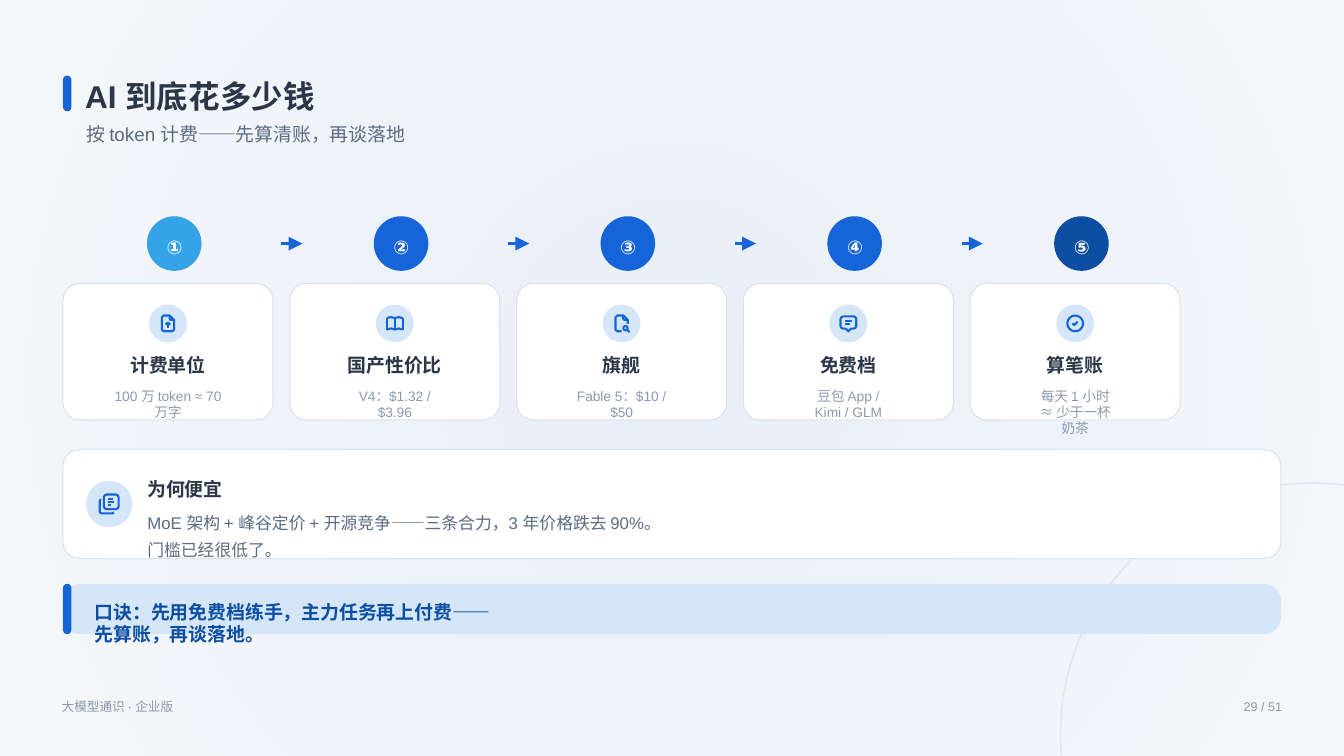
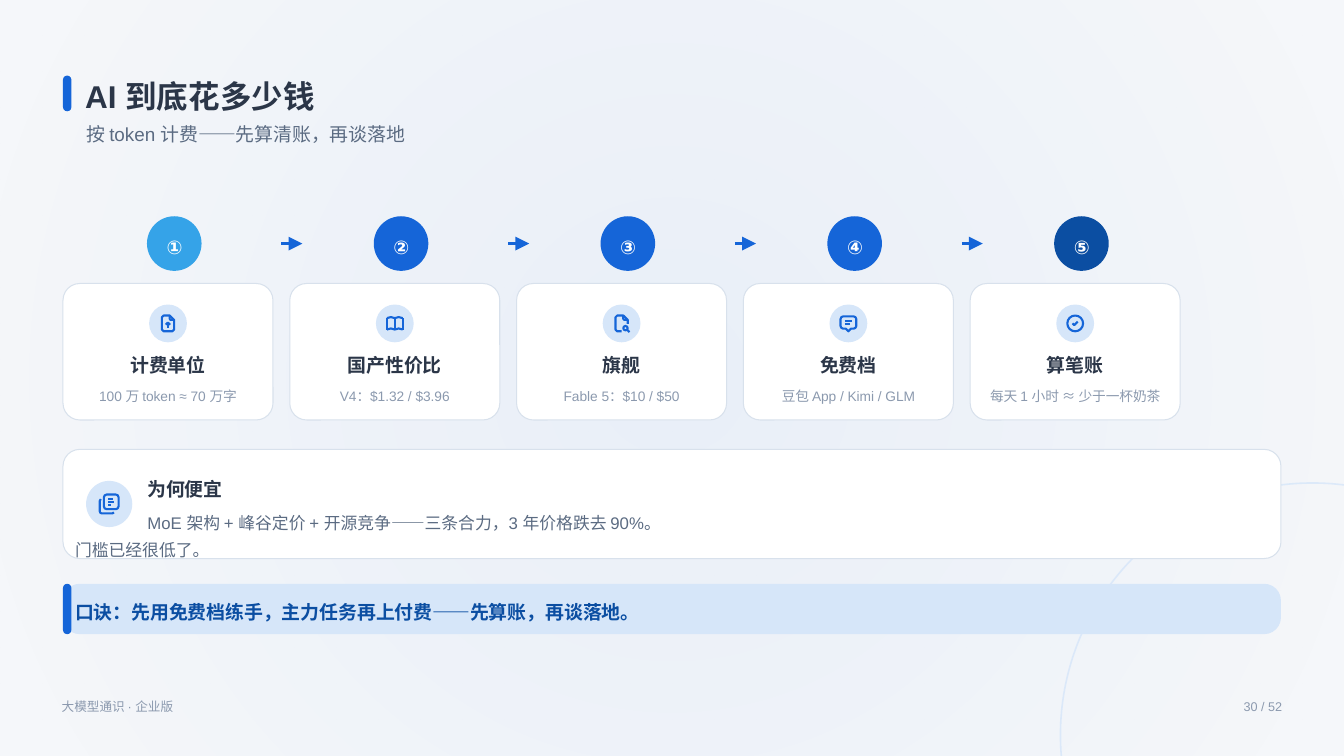
Before and after one commit to swift3000/qiyepinpeixun, a slide deck: slide 30 of 企业AI培训_交付包/初级课程_完整交付包/03_PPT课件/通用基础_PPT1_v3.pptx (slide 29 before the commit). Drawn at 1344x756 pixels with LibreOffice and Linux fonts; fonts in the diff are those of the drawing. Boxes give left, top, right and bottom in pixels: in the first picture for what was removed or moved away, otherwise in the second. Text is boxed around its words. In the diff, an @@ line names an element or a change of style, - is before the commit and + after.

```diff
--- a/企业AI培训_交付包/初级课程_完整交付包/03_PPT课件/通用基础_PPT1_v3.pptx
+++ b/企业AI培训_交付包/初级课程_完整交付包/03_PPT课件/通用基础_PPT1_v3.pptx
@@ text "100 万 token ≈ 70 ..." rewrapped from [115, 390, 221, 418] to [99, 389, 237, 402] @@
@@ text "V4：$1.32 / $3.96" rewrapped from [359, 391, 423, 418] to [340, 391, 450, 402] @@
@@ text "Fable 5：$10 / $50" rewrapped from [577, 391, 659, 418] to [564, 391, 680, 402] @@
@@ text "豆包 App / Kimi / ..." rewrapped from [815, 389, 882, 417] to [782, 389, 915, 404] @@
@@ text "每天 1 小时 ≈ 少于一杯奶茶" rewrapped from [1041, 389, 1111, 434] to [990, 389, 1161, 402] @@
@@ text "门槛已经很低了。": place and size @@
-text "门槛已经很低了。" at [147, 542, 281, 558]
+text "门槛已经很低了。" at [75, 542, 209, 558]
@@ text "口诀：先用免费档练手，主力任务再上付费——先算账，再谈落地。" rewrapped from [95, 603, 490, 643] to [75, 603, 640, 622] @@
@@ text at [1244, 702, 1282, 711]: text changed @@
-29 / 51
+30 / 52
```
Also in this commit, not shown: 41 other slides changed, 1 slide added.
